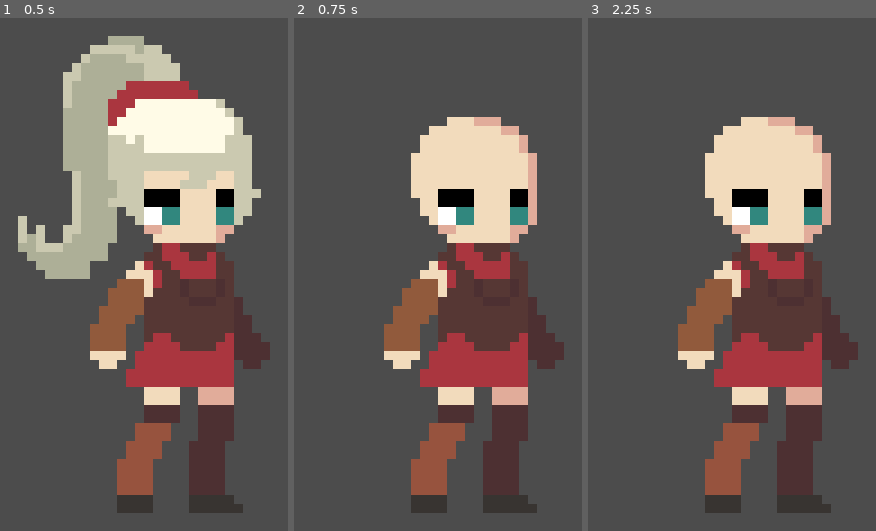
Above: before the commit, frames 1-3 (left to right).
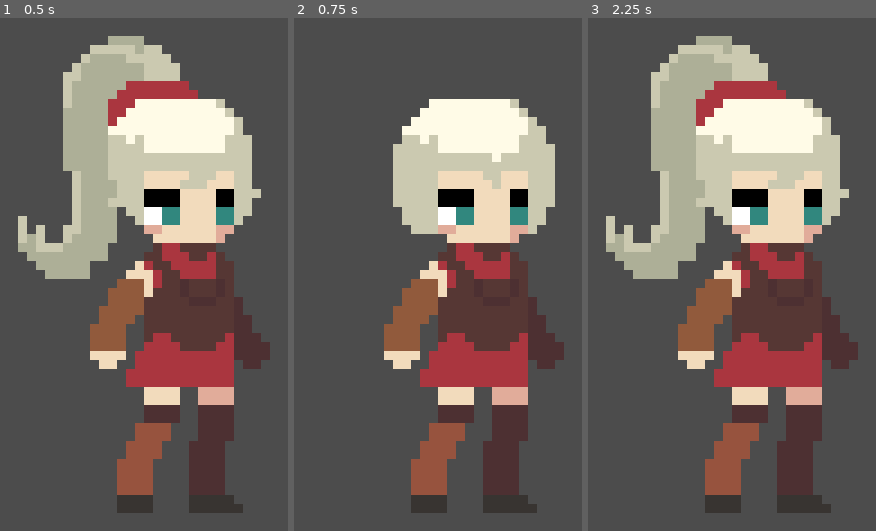
Above: after the commit, the same moments.

Repository: notapixelstudio/the_chosen_one
Game: Godot game, scene res://CharacterCreationRoom.tscn
Two runs of this game, one before a commit and one after it. Both use one fixed random seed, a clock stepped at 60 frames per second and the inputs below.
Inputs (mouse positions are in pixels of both pictures, inside the frame that each line leads up to):
- Up to frame 1 (0.5 s): no input
- Up to frame 2 (0.75 s): tap Enter at 0.5 s; move the mouse to (435, 171) at 0.52 s; hold Space (ui_select) from 0.53 s (still down); click (435, 171) at 0.67 s
- Up to frame 3 (2.25 s): release Space (ui_select) at 1.25 s; drag from (outside the picture) to (outside the picture) at 1.27 s; tap Enter at 2 s; move the mouse to (outside the picture) at 2.02 s; hold Space (ui_select) from 2.03 s (still down); click (outside the picture) at 2.17 s

Frame 1 is identical in both runs. In frame 2, 9.5% of the frame differs, in the area x 34-91%, y 15-43%; in frame 3, 19%, in the area x 6-91%, y 3-51%.

Commit message:
Switch between short and long hair

Diff:
--- a/CharacterCreationRoom.gd
+++ b/CharacterCreationRoom.gd
@@ -2,6 +2,10 @@
 
 var Character
 var character
+
+# FIXME to be removed
+var hair_types = ['short', 'long']
+var hair_i = 0
 
 func _ready():
 	Character = load('res://character/Character.gd').new().Character
@@ -10,5 +14,6 @@
 
 func _input(event):
 	if event.is_action_pressed('ui_select'):
-		character.features.hair = null
+		character.features.hair = hair_types[hair_i]
+		hair_i = (hair_i+1) % len(hair_types)
 		$CharacterPreview.update_preview()
Binary file added: assets/character/hair_short.png
Not shown, added: assets/character/hair_short.png.import
